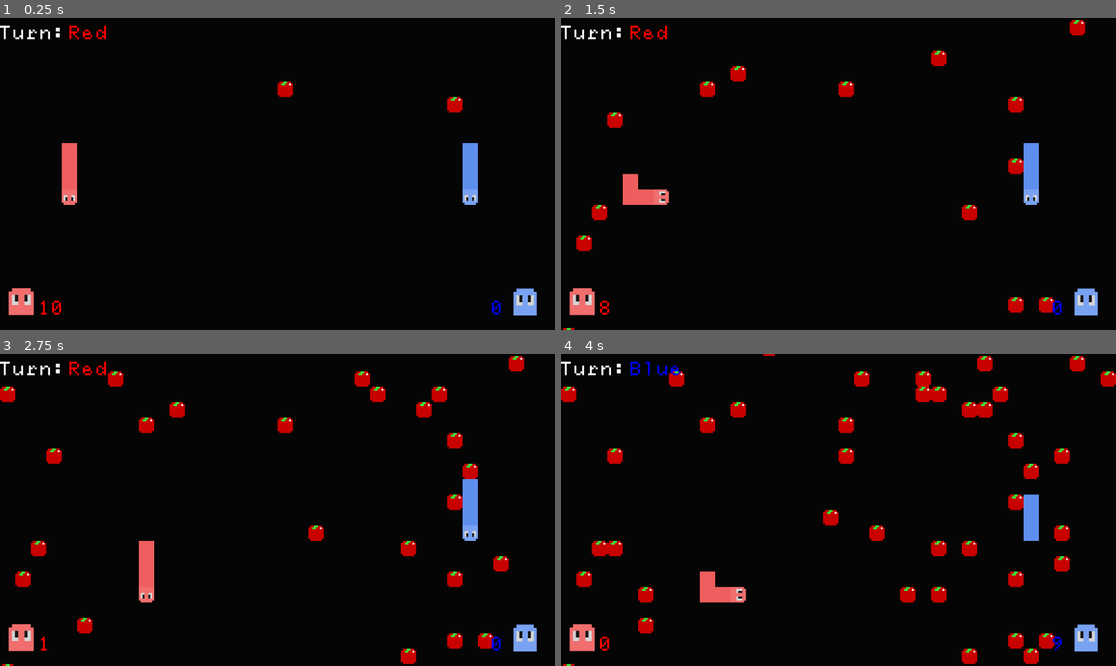
Above: before the commit, frames 1-4 (two rows, left to right).
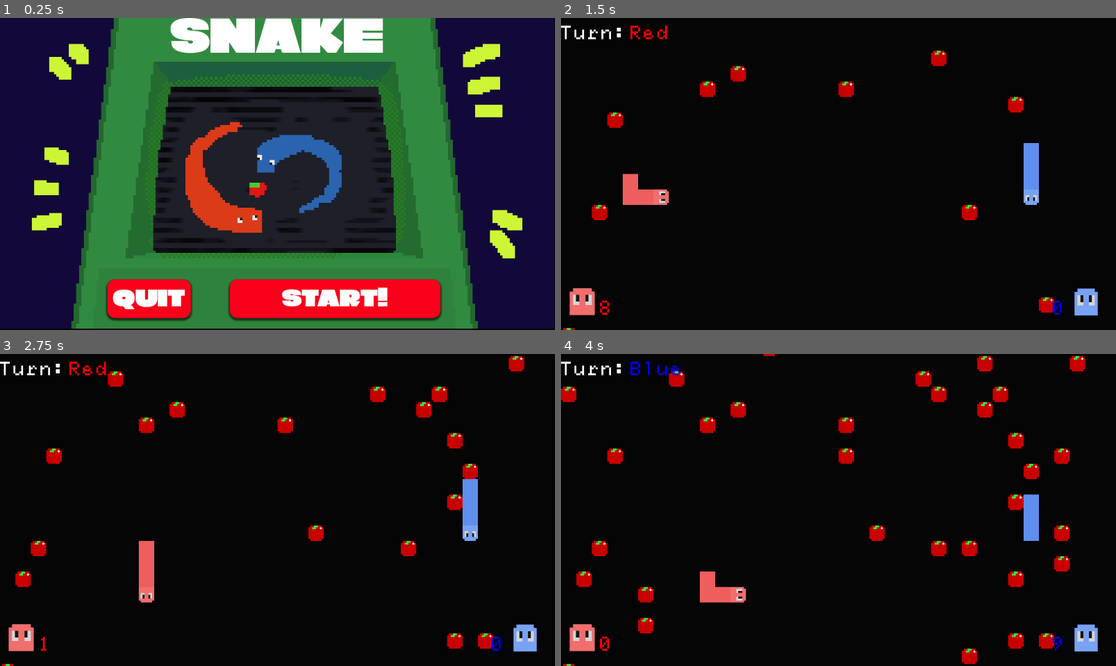
Above: after the commit, the same moments.

Repository: arrowira/MiniJam196Snake
Game: Godot game, scene res://scenes/Main_Menu.tscn
Same seed, same stepped clock (60 frames per second), same inputs: the game is played once before the commit and once after it. Before the commit the project starts from res://scenes/main.tscn.
Inputs (mouse positions are in pixels of both pictures, inside the frame that each line leads up to):
- Up to frame 1 (0.25 s): no input
- Up to frame 2 (1.5 s): click (894, 298) at 0.5 s, where only the run after the commit has a clickable "START!"; hold Right (p1right) from 1.28 s (still down); tap S (p2down) at 1.35 s
- Up to frame 3 (2.75 s): release Right (p1right) at 2.03 s; hold Down (p1down) from 2.03 s (still down); tap A (p2left) at 2.1 s
- Up to frame 4 (4 s): release Down (p1down) at 2.78 s; hold Right (p1right) 2.78-3.53 s; tap D (p2right) at 2.85 s; hold Up (p1up) from 3.53 s (still down); tap W (p2up) at 3.6 s

The runs differ from the first frame. In frame 1, 95% of the frame differs, in the area x 0-100%, y 0-100%; in frame 2, 0.5%; in frame 3, 0.8%; in frame 4, 1.2%.

Commit message:
mainScene chaing

Diff:
--- a/minijam-196-proj/project.godot
+++ b/minijam-196-proj/project.godot
@@ -11,7 +11,7 @@
 [application]
 
 config/name="minijam196proj"
-run/main_scene="uid://3jlldpsx5vpm"
+run/main_scene="uid://cxgmosw2davrv"
 config/features=PackedStringArray("4.5", "Forward Plus")
 config/icon="res://misc/icon.svg"
 
